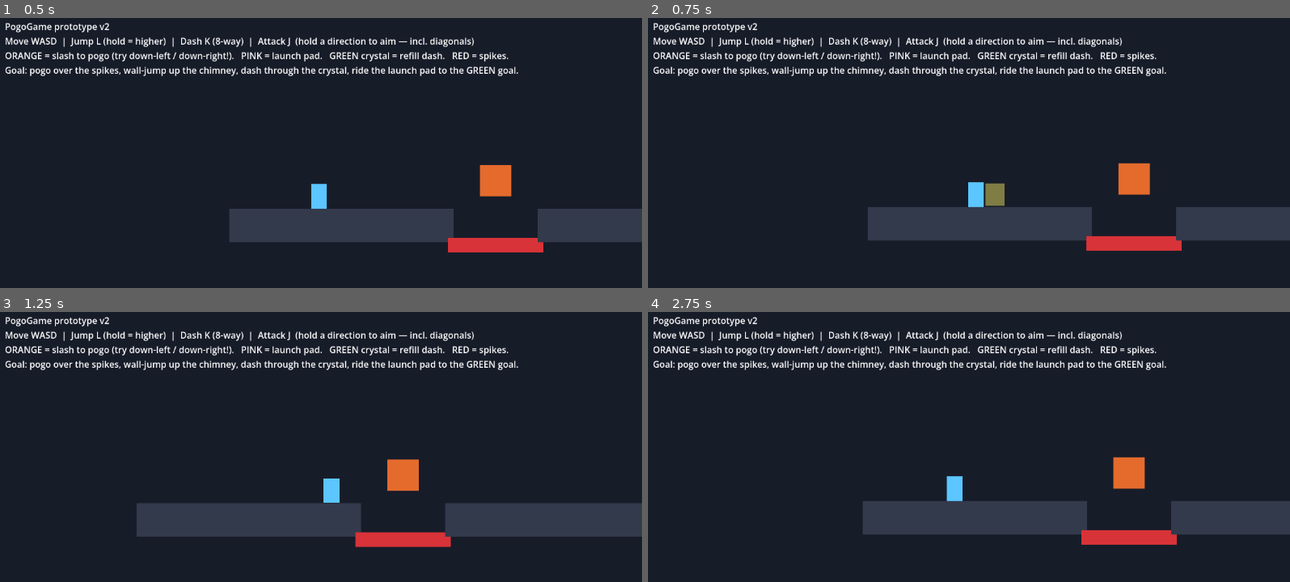
Above: before the commit, frames 1-4 (two rows, left to right).
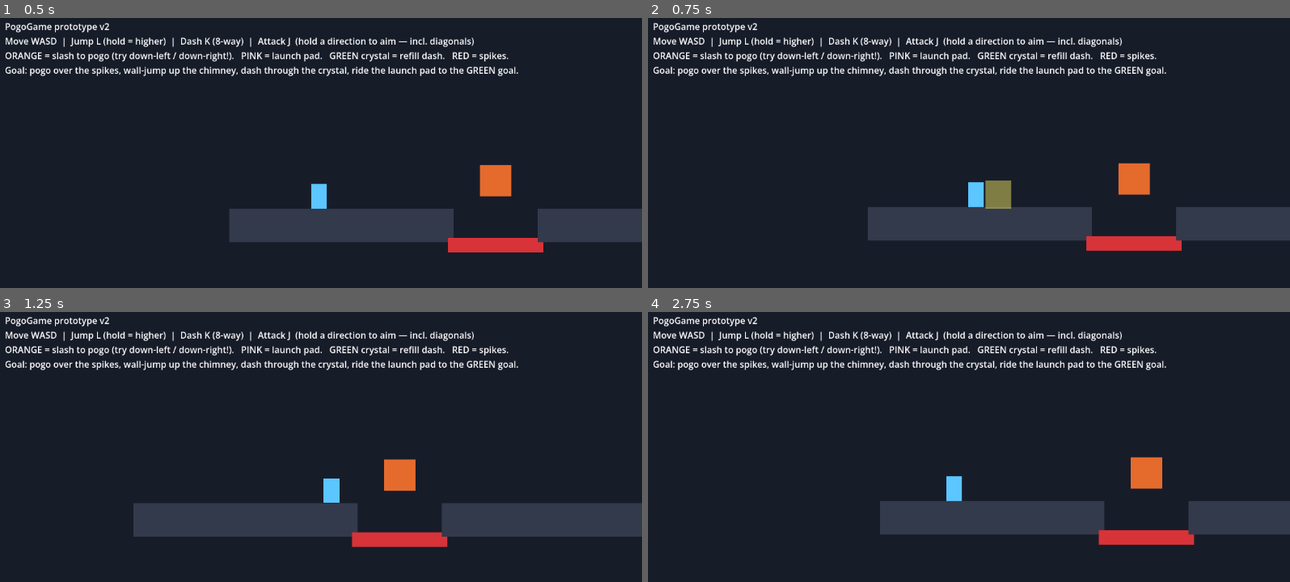
Above: after the commit, the same moments.

Repository: JL7024/PogoGame
Game: Godot game, scene res://Main.tscn
Two runs of this game, one before a commit and one after it. Both use one fixed random seed, a clock stepped at 60 frames per second and the inputs below.
Inputs:
- Up to frame 1 (0.5 s): no input
- Up to frame 2 (0.75 s): hold D (right) from 0.53 s (still down); tap J (attack) at 0.6 s
- Up to frame 3 (1.25 s): keep holding D (right); tap L (jump) at 0.77 s; tap K (dash) at 0.8 s
- Up to frame 4 (2.75 s): tap K (dash) at 1.35, 2.3 s; tap L (jump) at 1.52 s; tap J (attack) at 1.55, 2.1 s; release D (right) at 2.03 s; hold A (left) from 2.03 s (still down)

Frame 1 is identical in both runs. In frame 2, 0.2% of the frame differs, in the area x 52-57%, y 60-71%; in frame 3, 0.3%; in frame 4, 1.9%, in the area x 33-86%, y 53-87%.

Commit message:
v4: tune combat feel — bigger attack hitbox, stronger diagonal pogo, longer dash
- Attack reach/hitbox now exported and ~25% larger
- New pogo_diag_mult (1.3) boosts diagonal bounces (e.g. down-right -> up-left); bounce_lock 0.12->0.15 so the launch reads clearer
- dash_speed 520->560 for slightly longer dash

Co-Authored-By: Claude Opus 4.8 <noreply@anthropic.com>

Diff:
--- a/Player.gd
+++ b/Player.gd
@@ -28,7 +28,7 @@
 @export var wall_jump_lock := 0.16
 
 @export_group("Dash")
-@export var dash_speed := 520.0
+@export var dash_speed := 560.0
 @export var dash_time := 0.14
 @export var dash_cooldown := 0.10
 @export var max_dashes := 1
@@ -37,10 +37,15 @@
 @export_group("Attack / Pogo")
 @export var attack_time := 0.16
 @export var attack_cooldown := 0.22
+@export var attack_reach := 40.0                    # how far the hitbox sits from the body
+@export var attack_size_diag := Vector2(50, 50)     # diagonal slash hitbox
+@export var attack_size_vert := Vector2(50, 46)     # up / down slash hitbox
+@export var attack_size_horiz := Vector2(46, 50)    # left / right slash hitbox
 @export var pogo_up := -470.0
 @export var pogo_down := 560.0
 @export var pogo_side := 380.0
-@export var bounce_lock := 0.12
+@export var pogo_diag_mult := 1.3                   # extra punch for diagonal bounces (down-right -> up-left, etc.)
+@export var bounce_lock := 0.15
 
 @export_group("Juice")
 @export var shake_on_pogo := 7.0
@@ -241,14 +246,13 @@
 	if v == Vector2.ZERO:
 		v = Vector2(facing, 0.0)
 	attack_dir = v.normalized()
-	var reach := 34.0
 	if absf(attack_dir.x) > 0.1 and absf(attack_dir.y) > 0.1:
-		hb_rect.size = Vector2(40, 40)        # diagonal
+		hb_rect.size = attack_size_diag       # diagonal
 	elif absf(attack_dir.y) > absf(attack_dir.x):
-		hb_rect.size = Vector2(40, 36)        # up / down
-	else:
-		hb_rect.size = Vector2(34, 40)        # left / right
-	hitbox_shape.position = attack_dir * reach
+		hb_rect.size = attack_size_vert       # up / down
+	else:
+		hb_rect.size = attack_size_horiz      # left / right
+	hitbox_shape.position = attack_dir * attack_reach
 	var hx := hb_rect.size.x * 0.5
 	var hy := hb_rect.size.y * 0.5
 	var c := hitbox_shape.position
@@ -286,13 +290,15 @@
 
 func _apply_bounce() -> void:
 	# Bounce opposite the slash direction. Diagonals push both axes, so a
-	# down-right slash launches you up-left, etc.
+	# down-right slash launches you up-left, etc. — boosted by pogo_diag_mult.
+	var diag := absf(attack_dir.x) > 0.1 and absf(attack_dir.y) > 0.1
+	var m := pogo_diag_mult if diag else 1.0
 	if absf(attack_dir.x) > 0.1:
-		velocity.x = -signf(attack_dir.x) * pogo_side
+		velocity.x = -signf(attack_dir.x) * pogo_side * m
 	if attack_dir.y > 0.1:        # slashed downward -> launch up
-		velocity.y = pogo_up
+		velocity.y = pogo_up * m
 	elif attack_dir.y < -0.1:     # slashed upward -> slam down
-		velocity.y = pogo_down
+		velocity.y = pogo_down * m
 
 func _on_sensor_area(area: Area2D) -> void:
 	if area.is_in_group("hazard"):
